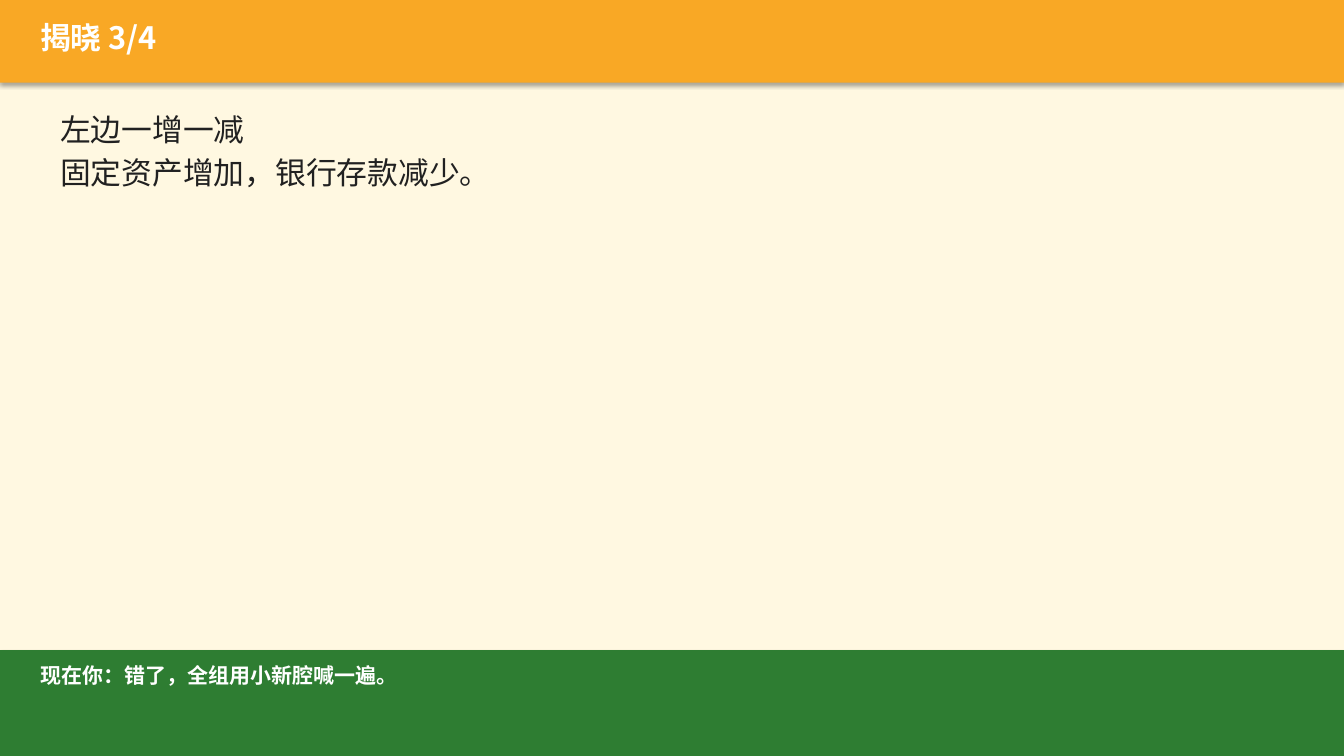
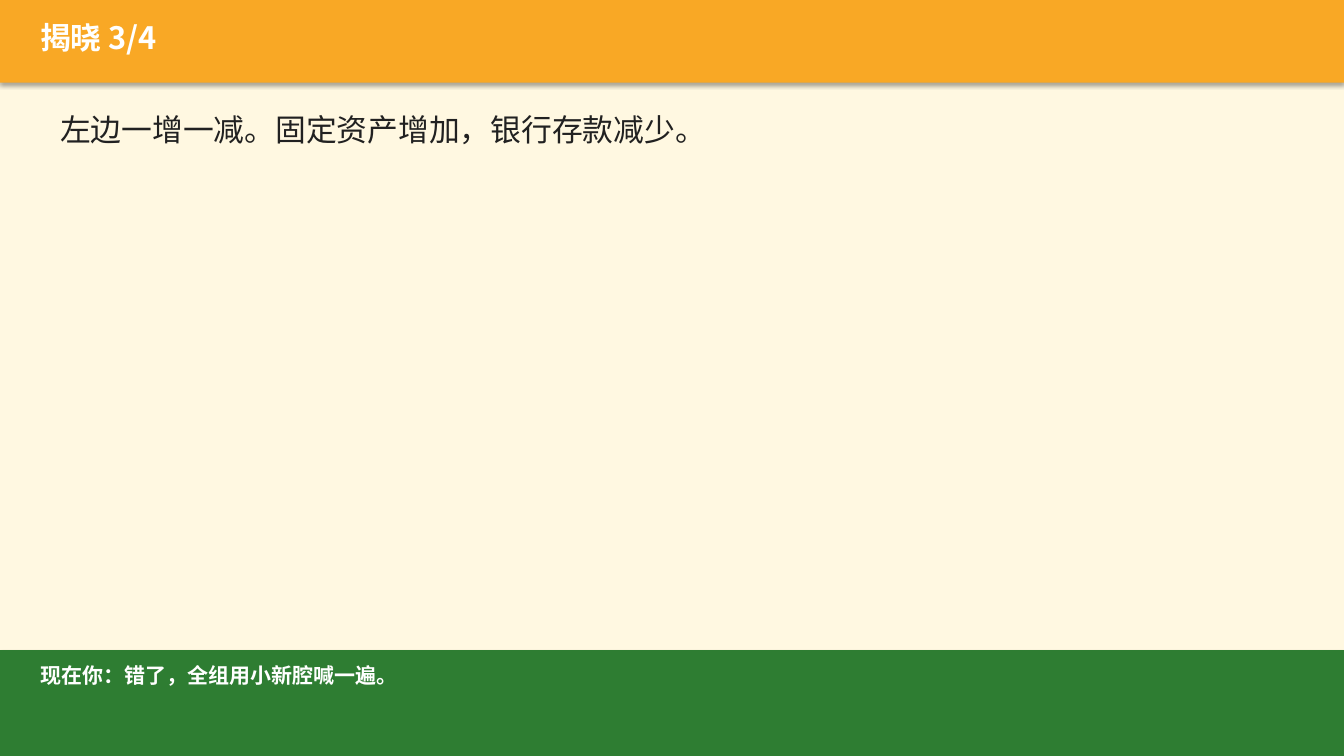
Before and after one commit to xuehui003-1/jichukuaiji, a slide deck: slide 27 of 90_通用工具_全学期复用/90-C14_课堂活动与课后任务_上课投影_v1.0_20260821.pptx (slide 37 before the commit). Drawn at 1344x756 pixels with LibreOffice and Linux fonts; fonts in the diff are those of the drawing. Boxes give left, top, right and bottom in pixels: in the first picture for what was removed or moved away, otherwise in the second. Text is boxed around its words. In the diff, an @@ line names an element or a change of style, - is before the commit and + after.

```diff
--- a/90_通用工具_全学期复用/90-C14_课堂活动与课后任务_上课投影_v1.0_20260821.pptx
+++ b/90_通用工具_全学期复用/90-C14_课堂活动与课后任务_上课投影_v1.0_20260821.pptx
@@ text at bbox=[60, 115, 706, 144]: text changed @@
-左边一增一减
-固定资产增加，银行存款减少。
+左边一增一减。固定资产增加，银行存款减少。
```
Also in this commit, not shown: 23 other slides changed, 1 slide added, 17 slides removed, 3 other files.
